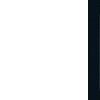
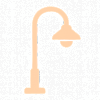
Revision of a layered (100, 100) image; what changed, layer by layer:
renamed "Pasted Layer #1" to "p5_street", painted on it over [0, 0, 100, 100]
